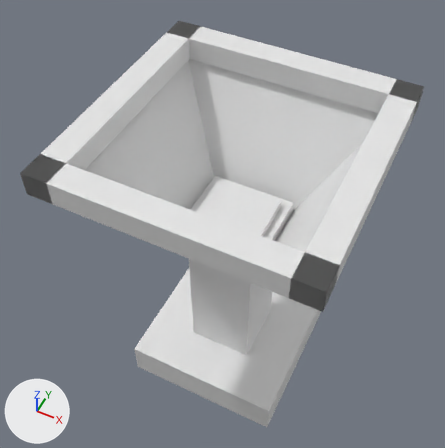
An edit to the OBJ model assets/stow_post_chute.obj, drawn before and after from the same camera.
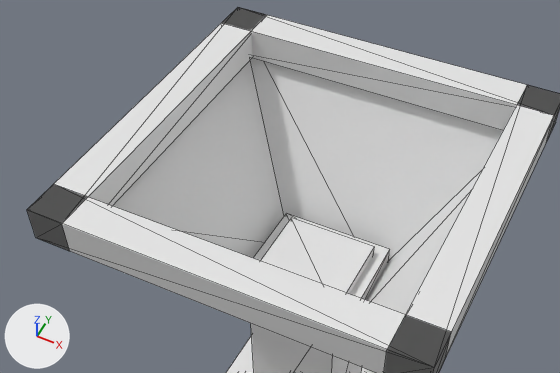
Old and new are each drawn whole from a 50 mm lens placed at (0.744, -1.606, 2.916), pointed at (-0.092, 0.067, 0.825) and again close up on the part from 0% to 95% of the width and 3% to 66% of the height. Arrows for +X, +Y and +Z are at lower left; the lights stay in place. The first two pictures are the older version. The close-ups show mesh edges as thin lines. Where no turn or scale is listed for an object, it has been applied to the vertices. Vertices at exactly the same position are counted once.

The first close-up shows 'stow_post_chute'.
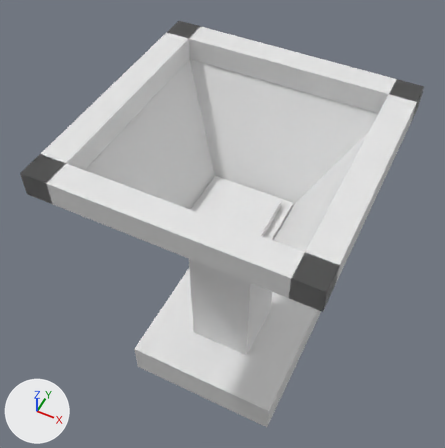
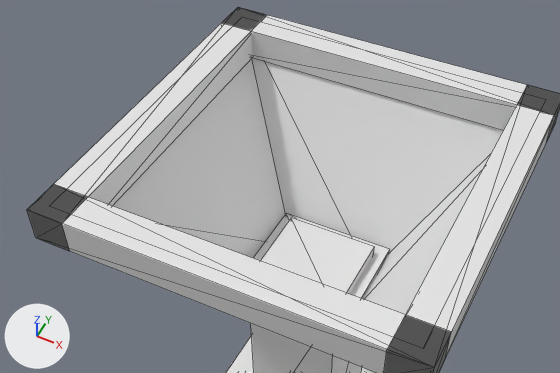
The change in detail:
me_stow_post_chute is used by ob_stow_post_chute; location (0.0, 0.0, 0.0).
me_stow_post_chute had 56 vertices, 92 faces and spanned x -0.55..0.55, y -0.55..0.55, z 0.0..1.47.
me_stow_post_chute now has 64 vertices, 116 faces and spans x -0.55..0.55, y -0.55..0.55, z 0.0..1.47.
Part 1, on me_stow_post_chute:
8 vertices are added at x -0.51..0.51, y -0.51..0.51, z 0.887..1.467.
24 new faces join them, mat_wood (white #e7e7e7).

Where the change shows, as pixel boxes [x1, y1, x2, y2] in the close-ups (560 x 373 px):
part 1 of me_stow_post_chute, added
    after: [113, 58, 503, 315]
